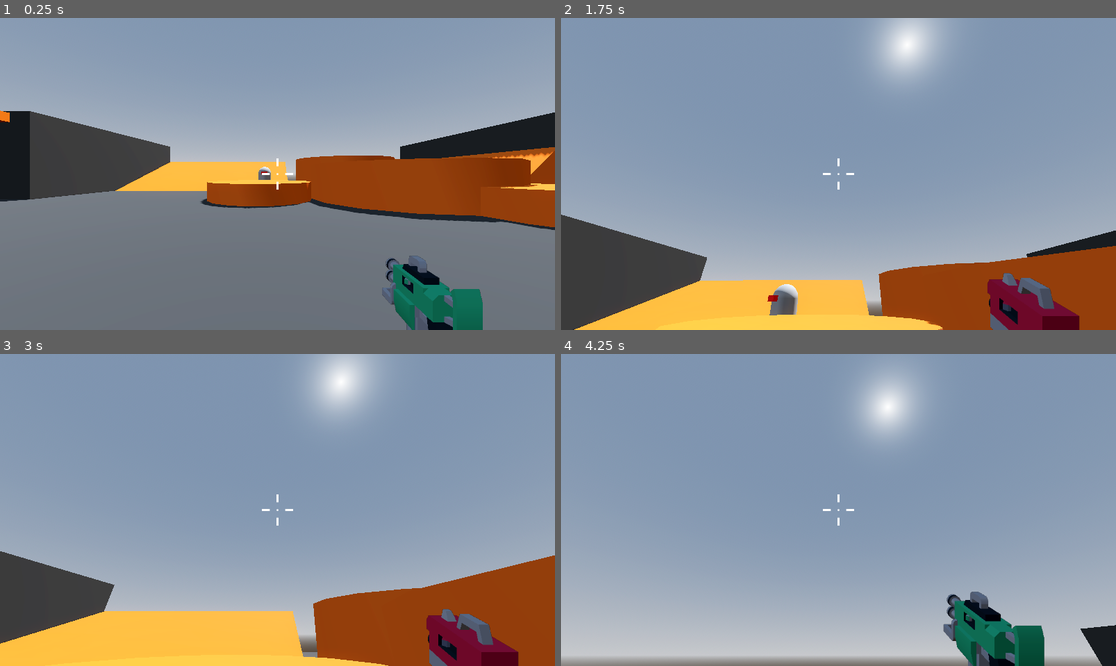
Above: before the commit, frames 1-4 (two rows, left to right).
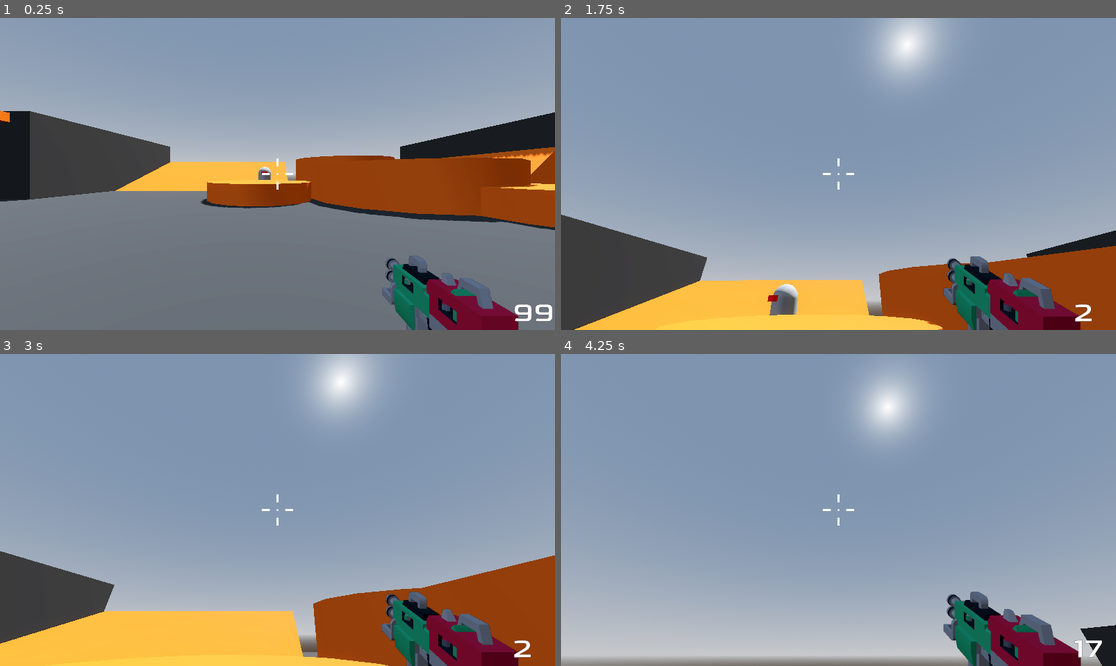
Above: after the commit, the same moments.

Repository: tnargy/RoboRampage
Game: Godot game, scene res://Levels/Sandbox.tscn
Same seed, same stepped clock (60 frames per second), same inputs: the game is played once before the commit and once after it.
Inputs (mouse positions are in pixels of both pictures, inside the frame that each line leads up to):
- Up to frame 1 (0.25 s): no input
- Up to frame 2 (1.75 s): tap Enter at 0.5 s; move the mouse to (866, 174) at 0.52 s; press the mouse at (866, 174) at 0.53 s; hold W (move_forward) from 0.53 s (still down); tap Space (jump) at 0.77, 1.52 s; tap 1 (weapon_1) at 0.8, 1.35 s; move the mouse to (810, 174) at 1.27 s; release the mouse at (810, 174) at 1.28 s; tap 2 (weapon_2) at 1.55 s
- Up to frame 3 (3 s): keep holding W (move_forward); move the mouse to (288, 503) at 2.02 s; hold 2 (weapon_2) 2.03-2.78 s; tap Mouse wheel up (weapon_cycle_next) at 2.3, 2.85 s; move the mouse to (271, 516) at 2.77 s
- Up to frame 4 (4.25 s): keep holding W (move_forward); tap Space (jump) at 3.02, 3.77 s; tap Mouse wheel down (weapon_cycle_prev) at 3.05 s; move the mouse to (877, 513) at 3.52 s; hold Mouse wheel down (weapon_cycle_prev) from 3.53 s (still down); click (877, 513) at 3.8 s

The runs differ from the first frame. In frame 1, 2.1% of the frame differs, in the area x 76-100%, y 81-100%; in frame 2, 1.8%; in frame 3, 1.7%; in frame 4, 2.2%, in the area x 69-98%, y 77-100%.
Error after the commit: Invalid access to property or key 'AMMO_TYPE' on a base object of type 'Node3D (Gun)'. (res://Player/weapon_handler.gd:27)

Commit message:
Ammo Handler

Diff:
--- a/Player/Player.tscn
+++ b/Player/Player.tscn
@@ -8,10 +8,16 @@
 [ext_resource type="PackedScene" uid="uid://nfyllb24rj6r" path="res://Weapons/SMG.tscn" id="4_vlldt"]
 [ext_resource type="Texture2D" uid="uid://dg4hd1cm3u3j7" path="res://assets/damage.png" id="5_8g4oa"]
 [ext_resource type="PackedScene" uid="uid://l5l147w6ftno" path="res://Player/game_over_menu.tscn" id="6_6ysni"]
+[ext_resource type="Script" uid="uid://b5r30p8fut44f" path="res://Player/ammo_handler.gd" id="6_j23h2"]
+[ext_resource type="FontFile" uid="uid://vktvsnjlxhqb" path="res://assets/fonts/Goldman/Goldman-Regular.ttf" id="7_0j2ni"]
 
 [sub_resource type="CapsuleMesh" id="CapsuleMesh_oe56q"]
 
 [sub_resource type="CapsuleShape3D" id="CapsuleShape3D_erl2w"]
+
+[sub_resource type="LabelSettings" id="LabelSettings_v0k0e"]
+font = ExtResource("7_0j2ni")
+font_size = 60
 
 [sub_resource type="Animation" id="Animation_vlldt"]
 length = 0.001
@@ -115,13 +121,33 @@
 cull_mask = 2
 fov = 40.0
 
-[node name="WeaponHandler" type="Node3D" parent="SubViewportContainer/SubViewport/WeaponCamera" node_paths=PackedStringArray("weapons")]
+[node name="WeaponHandler" type="Node3D" parent="SubViewportContainer/SubViewport/WeaponCamera" node_paths=PackedStringArray("weapons", "ammo_handler")]
 script = ExtResource("3_s1rgi")
 weapons = [NodePath("SMG"), NodePath("Pistol")]
+ammo_handler = NodePath("../AmmoHandler")
 
-[node name="SMG" parent="SubViewportContainer/SubViewport/WeaponCamera/WeaponHandler" instance=ExtResource("4_vlldt")]
+[node name="SMG" parent="SubViewportContainer/SubViewport/WeaponCamera/WeaponHandler" node_paths=PackedStringArray("ammo_handler") instance=ExtResource("4_vlldt")]
+ammo_handler = NodePath("../../AmmoHandler")
 
-[node name="Pistol" parent="SubViewportContainer/SubViewport/WeaponCamera/WeaponHandler" instance=ExtResource("3_6ysni")]
+[node name="Pistol" parent="SubViewportContainer/SubViewport/WeaponCamera/WeaponHandler" node_paths=PackedStringArray("ammo_handler") instance=ExtResource("3_6ysni")]
+ammo_handler = NodePath("../../AmmoHandler")
+
+[node name="AmmoHandler" type="Node" parent="SubViewportContainer/SubViewport/WeaponCamera" node_paths=PackedStringArray("ammo")]
+script = ExtResource("6_j23h2")
+ammo = NodePath("Ammo")
+
+[node name="Ammo" type="Label" parent="SubViewportContainer/SubViewport/WeaponCamera/AmmoHandler"]
+anchors_preset = 3
+anchor_left = 1.0
+anchor_top = 1.0
+anchor_right = 1.0
+anchor_bottom = 1.0
+offset_left = -87.0
+offset_top = -72.0
+grow_horizontal = 0
+grow_vertical = 0
+text = "99"
+label_settings = SubResource("LabelSettings_v0k0e")
 
 [node name="CenterContainer" type="CenterContainer" parent="."]
 anchors_preset = 15
--- /dev/null
+++ b/Player/ammo_handler.gd
@@ -0,0 +1,32 @@
+class_name AmmoHandler
+extends Node
+
+signal ammo_used
+enum AMMO_TYPE {
+	BULLET,
+	SMALL_BULLET
+}
+
+@export var ammo: Label
+var ammo_storage := {
+	AMMO_TYPE.BULLET: 10,
+	AMMO_TYPE.SMALL_BULLET: 20
+}
+
+
+func _ready() -> void:
+	ammo_used.connect(_update_ammo)
+
+
+func _update_ammo(type: AMMO_TYPE):
+	ammo.text = str(ammo_storage[type])
+
+
+func has_ammo(type: AMMO_TYPE) -> bool:
+	return ammo_storage[type] > 0
+
+
+func use_ammo(type: AMMO_TYPE):
+	if has_ammo(type):
+		ammo_storage[type] -= 1
+		ammo_used.emit(type)
--- a/Player/weapon_handler.gd
+++ b/Player/weapon_handler.gd
@@ -1,6 +1,7 @@
 extends Node3D
 
 @export var weapons : Array[Gun]
+@export var ammo_handler : AmmoHandler
 var current_active
 
 func _ready():
@@ -21,6 +22,9 @@
 
 
 func equip(next_weapon : Gun):
+	if not ammo_handler.is_node_ready():
+		await ammo_handler.ready
+	ammo_handler.ammo_used.emit(next_weapon.AMMO_TYPE)
 	var index = -1
 	for child : Gun in get_children():
 		index += 1
--- a/Weapons/Pistol.tscn
+++ b/Weapons/Pistol.tscn
@@ -153,6 +153,7 @@
 recoil_x = 0
 spark_Scene = ExtResource("2_0lmhk")
 weapon_mesh = NodePath("Gun/blasterC")
+ammo_type = 1
 
 [node name="Gun" type="Node3D" parent="."]
 transform = Transform3D(-1, 0, -8.74228e-08, 0, 1, 0, 8.74228e-08, 0, -1, 0.6, -0.5, -1.38915)
--- a/Weapons/gun.gd
+++ b/Weapons/gun.gd
@@ -7,6 +7,8 @@
 @export var recoil_z := 0.05
 @export var spark_Scene : PackedScene
 @export var weapon_mesh : MeshInstance3D
+@export var ammo_handler : AmmoHandler
+@export var ammo_type : AmmoHandler.AMMO_TYPE
 @onready var cooldown = %Cooldown
 @onready var muzzle_flash : GPUParticles3D = %MuzzleFlash
 @onready var weapon_position : Vector3 = weapon_mesh.position
@@ -28,6 +30,9 @@
 
 
 func shoot():
+	if !ammo_handler.has_ammo(ammo_type):
+		return
+	ammo_handler.use_ammo(ammo_type)
 	muzzle_flash.restart()
 	cooldown.start(1.0 / fire_rate)
 	weapon_mesh.position.z -= recoil_z
Not shown: 1 places in Player/Player.tscn that only renumber resources
Not shown, added: Player/ammo_handler.gd.uid
